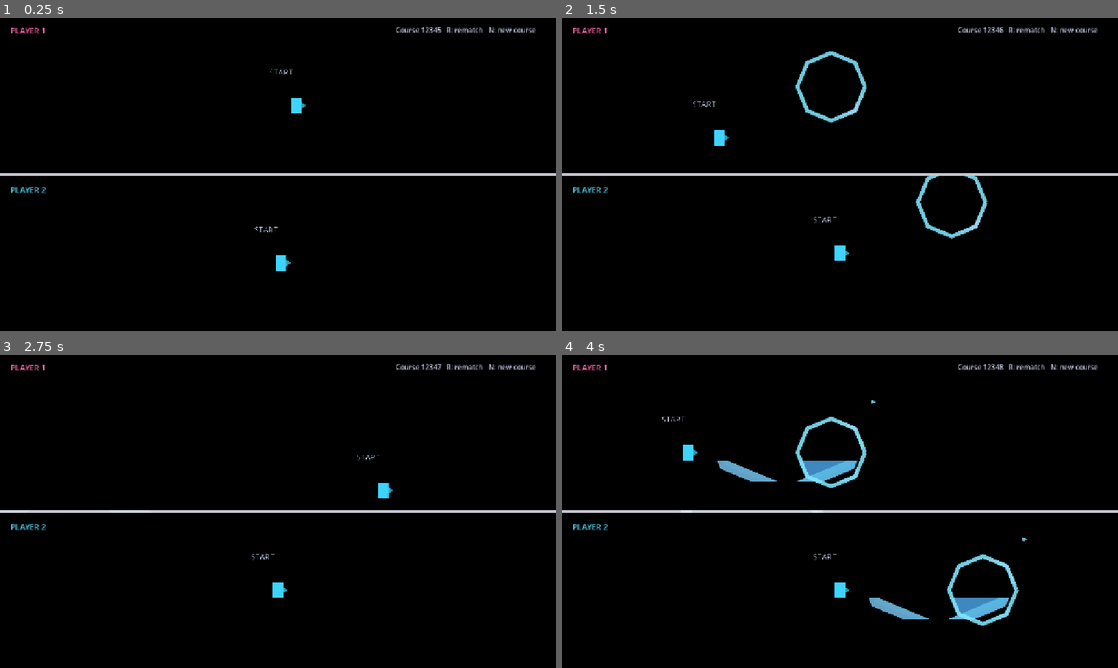
Above: before the commit, frames 1-4 (two rows, left to right).
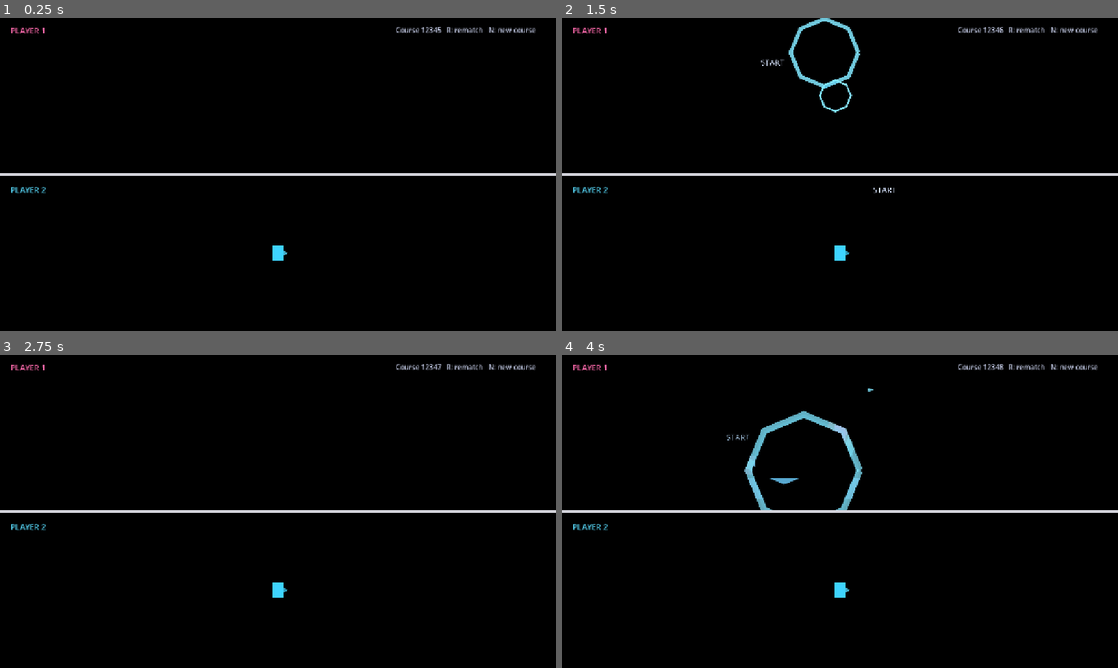
Above: after the commit, the same moments.

Repository: ketr4x/Haven
Game: Godot game, scene res://scenes/game/race.tscn
Two runs of this game, one before a commit and one after it. Both use one fixed random seed, a clock stepped at 60 frames per second and the inputs below.
Inputs:
- Up to frame 1 (0.25 s): no input
- Up to frame 2 (1.5 s): hold N (new_seed) 0.53-1.28 s; hold D (p1_right) from 0.53 s (still down); tap W (p1_jump) at 0.77, 1.07 s; tap S (p1_shout) at 0.8, 1.35 s
- Up to frame 3 (2.75 s): tap W (p1_jump) at 1.52, 1.55, 1.82, 2.1 s; release D (p1_right) at 2.03 s; hold A (p1_left) from 2.03 s (still down); hold N (new_seed) from 2.03 s (still down)
- Up to frame 4 (4 s): release A (p1_left) at 2.78 s; release N (new_seed) at 2.78 s; hold D (p1_right) from 2.78 s (still down); tap N (new_seed) at 2.85 s; tap W (p1_jump) at 3.02, 3.32, 3.77, 3.8 s; tap S (p1_shout) at 3.05, 3.6 s

The runs differ from the first frame. In frame 1, 0.3% of the frame differs, in the area x 45-55%, y 16-81%; in frame 2, 1.7%; in frame 3, 0.2%; in frame 4, 3.7%, in the area x 18-84%, y 10-87%.

Commit message:
Isolate player worlds by viewport

Diff:
--- /dev/null
+++ b/scenes/game/player_world.tscn
@@ -0,0 +1,47 @@
+[gd_scene load_steps=14 format=3]
+
+[ext_resource type="Script" path="res://scripts/game/player_world.gd" id="1_world"]
+[ext_resource type="Script" path="res://scripts/generator/course_generator.gd" id="2_generator"]
+[ext_resource type="PackedScene" path="res://scenes/player/player.tscn" id="3_player"]
+[ext_resource type="PackedScene" path="res://scenes/game/finish_area.tscn" id="4_finish"]
+[ext_resource type="PackedScene" path="res://scenes/levels/chunks/chunk_start.tscn" id="5_start"]
+[ext_resource type="PackedScene" path="res://scenes/levels/chunks/chunk_flat.tscn" id="6_flat"]
+[ext_resource type="PackedScene" path="res://scenes/levels/chunks/chunk_step_up.tscn" id="7_up"]
+[ext_resource type="PackedScene" path="res://scenes/levels/chunks/chunk_step_down.tscn" id="8_down"]
+[ext_resource type="PackedScene" path="res://scenes/levels/chunks/chunk_bridge.tscn" id="9_bridge"]
+[ext_resource type="PackedScene" path="res://scenes/levels/chunks/chunk_finish.tscn" id="10_finish"]
+[ext_resource type="PackedScene" path="res://scenes/effects/sound_wave.tscn" id="11_wave"]
+[ext_resource type="PackedScene" path="res://scenes/effects/reveal_ring.tscn" id="12_ring"]
+[ext_resource type="PackedScene" path="res://scenes/effects/echo_overlay.tscn" id="13_overlay"]
+
+[node name="PlayerWorld" type="Node2D"]
+script = ExtResource("1_world")
+sound_wave_scene = ExtResource("11_wave")
+reveal_ring_scene = ExtResource("12_ring")
+
+[node name="Background" type="Polygon2D" parent="."]
+z_index = -10
+position = Vector2(1280, 360)
+polygon = PackedVector2Array(-1280, -360, 1280, -360, 1280, 360, -1280, 360)
+color = Color(0.025, 0.035, 0.075, 1)
+
+[node name="CourseGenerator" type="Node2D" parent="."]
+position = Vector2(120, 650)
+script = ExtResource("2_generator")
+start_chunk = ExtResource("5_start")
+traversal_chunks = Array[PackedScene]([ExtResource("6_flat"), ExtResource("7_up"), ExtResource("8_down"), ExtResource("9_bridge")])
+finish_chunk = ExtResource("10_finish")
+traversal_count = 5
+
+[node name="GeneratedChunks" type="Node2D" parent="CourseGenerator"]
+
+[node name="Player" parent="." instance=ExtResource("3_player")]
+camera_enabled = false
+
+[node name="FinishArea" parent="." instance=ExtResource("4_finish")]
+
+[node name="Waves" type="Node2D" parent="."]
+
+[node name="EchoCanvas" type="CanvasLayer" parent="."]
+
+[node name="EchoOverlay" parent="EchoCanvas" instance=ExtResource("13_overlay")]
--- a/scenes/game/race.tscn
+++ b/scenes/game/race.tscn
@@ -13,6 +13,7 @@
 [ext_resource type="PackedScene" path="res://scenes/effects/sound_wave.tscn" id="11_wave"]
 [ext_resource type="PackedScene" path="res://scenes/effects/reveal_ring.tscn" id="12_ring"]
 [ext_resource type="PackedScene" path="res://scenes/effects/echo_overlay.tscn" id="13_overlay"]
+[ext_resource type="PackedScene" path="res://scenes/game/player_world.tscn" id="14_player_world"]
 
 [node name="Race" type="Control"]
 layout_mode = 3
@@ -92,10 +93,20 @@
 render_target_update_mode = 4
 
 [node name="TopCamera" type="Camera2D" parent="Presentation/SplitScreen/TopContainer/TopViewport"]
+enabled = false
 position_smoothing_enabled = true
 position_smoothing_speed = 12.0
 
+[node name="PlayerOneWorld" parent="Presentation/SplitScreen/TopContainer/TopViewport" instance=ExtResource("14_player_world")]
+player_number = 1
+left_action = &"p1_left"
+right_action = &"p1_right"
+jump_action = &"p1_jump"
+shout_action = &"p1_shout"
+player_color = Color(1, 0.32, 0.62, 1)
+
 [node name="TopEchoCanvas" type="CanvasLayer" parent="Presentation/SplitScreen/TopContainer/TopViewport"]
+visible = false
 
 [node name="EchoOverlay" parent="Presentation/SplitScreen/TopContainer/TopViewport/TopEchoCanvas" instance=ExtResource("13_overlay")]
 
@@ -130,10 +141,20 @@
 render_target_update_mode = 4
 
 [node name="BottomCamera" type="Camera2D" parent="Presentation/SplitScreen/BottomContainer/BottomViewport"]
+enabled = false
 position_smoothing_enabled = true
 position_smoothing_speed = 12.0
 
+[node name="PlayerTwoWorld" parent="Presentation/SplitScreen/BottomContainer/BottomViewport" instance=ExtResource("14_player_world")]
+player_number = 2
+left_action = &"p2_left"
+right_action = &"p2_right"
+jump_action = &"p2_jump"
+shout_action = &"p2_shout"
+player_color = Color(0.25, 0.85, 1, 1)
+
 [node name="BottomEchoCanvas" type="CanvasLayer" parent="Presentation/SplitScreen/BottomContainer/BottomViewport"]
+visible = false
 
 [node name="EchoOverlay" parent="Presentation/SplitScreen/BottomContainer/BottomViewport/BottomEchoCanvas" instance=ExtResource("13_overlay")]
 
--- /dev/null
+++ b/scripts/game/player_world.gd
@@ -0,0 +1,77 @@
+class_name PlayerWorld
+extends Node2D
+
+signal player_finished(player_number: int)
+
+@export var player_number: int = 1
+@export var left_action: StringName = &"p1_left"
+@export var right_action: StringName = &"p1_right"
+@export var jump_action: StringName = &"p1_jump"
+@export var shout_action: StringName = &"p1_shout"
+@export var player_color: Color = Color(1, 0.32, 0.62, 1)
+@export var sound_wave_scene: PackedScene
+@export var reveal_ring_scene: PackedScene
+
+@onready var _generator: CourseGenerator = $CourseGenerator
+@onready var _player: RezonansPlayer = $Player
+@onready var _finish_area: FinishArea = $FinishArea
+@onready var _waves: Node2D = $Waves
+@onready var _echo_overlay: EchoOverlay = $EchoCanvas/EchoOverlay
+
+var _next_pulse_id: int = 0
+var _activated_pulses: Dictionary = {}
+
+func _ready() -> void:
+	_player.left_action = left_action
+	_player.right_action = right_action
+	_player.jump_action = jump_action
+	_player.shout_action = shout_action
+	_player.modulate = player_color
+	var camera := _player.get_node("Camera2D") as Camera2D
+	camera.enabled = true
+	camera.make_current()
+
+	_generator.course_generated.connect(_on_course_generated)
+	_finish_area.player_finished.connect(_on_finish_area_player_finished)
+	_player.sonic_shouted.connect(_on_player_pulsed.bind(16))
+	_player.footstep_emitted.connect(_on_player_pulsed.bind(8))
+
+
+func generate_course(seed: int) -> void:
+	_generator.generate_course(seed)
+
+
+func _on_player_pulsed(origin: Vector2, _direction: Vector2, loudness: float, ray_count: int) -> void:
+	_next_pulse_id += 1
+	var pulse := reveal_ring_scene.instantiate() as RevealRing
+	_waves.add_child(pulse)
+	pulse.global_position = origin
+	pulse.configure(loudness)
+
+	for index in ray_count:
+		var direction := Vector2.from_angle(TAU * float(index) / float(ray_count))
+		var wave := sound_wave_scene.instantiate() as SoundWave
+		_waves.add_child(wave)
+		wave.setup(_player, origin + direction * 24.0, direction, loudness, _next_pulse_id)
+		wave.returned_to_owner.connect(_on_wave_returned)
+
+
+func _on_wave_returned(_owner: RezonansPlayer, loudness: float, pulse_id: int) -> void:
+	if _activated_pulses.has(pulse_id):
+		return
+	_activated_pulses[pulse_id] = true
+	_player.apply_rebound_boost()
+	_echo_overlay.trigger(loudness)
+
+
+func _on_course_generated(_seed: int, _signature: String) -> void:
+	_player.global_position = _generator.player_spawn
+	_player.velocity = Vector2.ZERO
+	_finish_area.global_position = _generator.finish_position
+	_finish_area.monitoring = true
+	_activated_pulses.clear()
+
+
+func _on_finish_area_player_finished(_finisher: RezonansPlayer) -> void:
+	_finish_area.set_deferred("monitoring", false)
+	player_finished.emit(player_number)
--- a/scripts/game/race.gd
+++ b/scripts/game/race.gd
@@ -1,103 +1,41 @@
 extends Control
 
-@export var sound_wave_scene: PackedScene
-@export var reveal_ring_scene: PackedScene
-
-@onready var _course_generator: CourseGenerator = $SharedSimulation/CourseGenerator
-@onready var _player_one: RezonansPlayer = $SharedSimulation/PlayerOne
-@onready var _player_two: RezonansPlayer = $SharedSimulation/PlayerTwo
-@onready var _finish_area: FinishArea = $SharedSimulation/FinishArea
-@onready var _waves: Node2D = $SharedSimulation/Waves
-@onready var _top_viewport: SubViewport = $Presentation/SplitScreen/TopContainer/TopViewport
-@onready var _bottom_viewport: SubViewport = $Presentation/SplitScreen/BottomContainer/BottomViewport
-@onready var _top_camera: Camera2D = $Presentation/SplitScreen/TopContainer/TopViewport/TopCamera
-@onready var _bottom_camera: Camera2D = $Presentation/SplitScreen/BottomContainer/BottomViewport/BottomCamera
-@onready var _top_echo_overlay: EchoOverlay = $Presentation/SplitScreen/TopContainer/TopViewport/TopEchoCanvas/EchoOverlay
-@onready var _bottom_echo_overlay: EchoOverlay = $Presentation/SplitScreen/BottomContainer/BottomViewport/BottomEchoCanvas/EchoOverlay
+@onready var _player_one_world: PlayerWorld = $Presentation/SplitScreen/TopContainer/TopViewport/PlayerOneWorld
+@onready var _player_two_world: PlayerWorld = $Presentation/SplitScreen/BottomContainer/BottomViewport/PlayerTwoWorld
 @onready var _seed_label: Label = $GlobalUi/Seed
 @onready var _winner_label: Label = $GlobalUi/Winner
 
+var _seed: int = 12_345
 var _race_finished: bool = false
-var _next_pulse_id: int = 0
-var _activated_pulses: Dictionary = {}
 
 func _ready() -> void:
-	var shared_world := get_viewport().world_2d
-	_top_viewport.world_2d = shared_world
-	_bottom_viewport.world_2d = shared_world
-
-	_course_generator.course_generated.connect(_on_course_generated)
-	_finish_area.player_finished.connect(_on_player_finished)
-	_player_one.sonic_shouted.connect(_on_player_shouted.bind(_player_one, 16))
-	_player_two.sonic_shouted.connect(_on_player_shouted.bind(_player_two, 16))
-	_player_one.footstep_emitted.connect(_on_player_shouted.bind(_player_one, 8))
-	_player_two.footstep_emitted.connect(_on_player_shouted.bind(_player_two, 8))
-	_course_generator.generate_course()
+	$SharedSimulation.visible = false
+	$SharedSimulation.process_mode = Node.PROCESS_MODE_DISABLED
+	_player_one_world.player_finished.connect(_on_player_finished)
+	_player_two_world.player_finished.connect(_on_player_finished)
+	_generate_race(_seed)
 
 
 func _unhandled_input(event: InputEvent) -> void:
 	if event.is_action_pressed(&"restart"):
-		_course_generator.generate_course()
+		_generate_race(_seed)
 		get_viewport().set_input_as_handled()
 	elif event.is_action_pressed(&"new_seed"):
-		_course_generator.generate_course(_course_generator.seed_value + 1)
+		_generate_race(_seed + 1)
 		get_viewport().set_input_as_handled()
 
 
-func _process(_delta: float) -> void:
-	_top_camera.position = _player_one.global_position
-	_bottom_camera.position = _player_two.global_position
+func _generate_race(seed: int) -> void:
+	_seed = seed
+	_race_finished = false
+	_winner_label.text = ""
+	_seed_label.text = "Course %d   R: rematch   N: new course" % _seed
+	_player_one_world.generate_course(_seed)
+	_player_two_world.generate_course(_seed)
 
 
-func _on_player_shouted(origin: Vector2, _direction: Vector2, loudness: float, player: RezonansPlayer, ray_count: int) -> void:
-	_next_pulse_id += 1
-	var pulse := reveal_ring_scene.instantiate() as RevealRing
-	_waves.add_child(pulse)
-	pulse.global_position = origin
-	pulse.configure(loudness)
-
-	for index in ray_count:
-		var direction := Vector2.from_angle(TAU * float(index) / float(ray_count))
-		var wave := sound_wave_scene.instantiate() as SoundWave
-		_waves.add_child(wave)
-		wave.setup(player, origin + direction * 24.0, direction, loudness, _next_pulse_id)
-		wave.returned_to_owner.connect(_on_wave_returned)
-
-
-func _on_wave_bounced(_position: Vector2, _normal: Vector2, _bounce_count: int) -> void:
-	pass
-
-
-func _on_wave_returned(player: RezonansPlayer, captured_loudness: float, pulse_id: int) -> void:
-	if _activated_pulses.has(pulse_id):
-		return
-
-	_activated_pulses[pulse_id] = true
-	player.apply_rebound_boost()
-	if player == _player_one:
-		_top_echo_overlay.trigger(captured_loudness)
-	else:
-		_bottom_echo_overlay.trigger(captured_loudness)
-
-
-func _on_course_generated(seed: int, _signature: String) -> void:
-	var spawn_position := _course_generator.global_position + _course_generator.player_spawn
-	_player_one.global_position = spawn_position + Vector2(-18, 0)
-	_player_two.global_position = spawn_position + Vector2(18, 0)
-	_player_one.velocity = Vector2.ZERO
-	_player_two.velocity = Vector2.ZERO
-	_finish_area.global_position = _course_generator.global_position + _course_generator.finish_position
-	_finish_area.monitoring = true
-	_race_finished = false
-	_seed_label.text = "Course %d   R: rematch   N: new course" % seed
-	_winner_label.text = ""
-
-
-func _on_player_finished(player: RezonansPlayer) -> void:
+func _on_player_finished(player_number: int) -> void:
 	if _race_finished:
 		return
-
 	_race_finished = true
-	_finish_area.set_deferred("monitoring", false)
-	var winner_name := "PLAYER 1" if player == _player_one else "PLAYER 2"
-	_winner_label.text = "%s WINS!  R: REMATCH  ·  N: NEW COURSE" % winner_name
+	_winner_label.text = "PLAYER %d WINS!  R: REMATCH  ·  N: NEW COURSE" % player_number
--- a/tests/race_shell_check.gd
+++ b/tests/race_shell_check.gd
@@ -7,19 +7,19 @@
 	root.add_child(race)
 	await physics_frame
 
-	var player_one := race.get_node("SharedSimulation/PlayerOne") as RezonansPlayer
-	var player_two := race.get_node("SharedSimulation/PlayerTwo") as RezonansPlayer
-	var finish_area := race.get_node("SharedSimulation/FinishArea") as FinishArea
-	var top_viewport := race.get_node("Presentation/SplitScreen/TopContainer/TopViewport") as SubViewport
-	var bottom_viewport := race.get_node("Presentation/SplitScreen/BottomContainer/BottomViewport") as SubViewport
+	var player_one_world := race.get_node("Presentation/SplitScreen/TopContainer/TopViewport/PlayerOneWorld") as PlayerWorld
+	var player_two_world := race.get_node("Presentation/SplitScreen/BottomContainer/BottomViewport/PlayerTwoWorld") as PlayerWorld
+	var player_one_generator := player_one_world.get_node("CourseGenerator") as CourseGenerator
+	var player_two_generator := player_two_world.get_node("CourseGenerator") as CourseGenerator
+	var finish_area := player_one_world.get_node("FinishArea") as FinishArea
+	var player_one := player_one_world.get_node("Player") as RezonansPlayer
 
-	assert(top_viewport.world_2d == root.get_viewport().world_2d)
-	assert(bottom_viewport.world_2d == root.get_viewport().world_2d)
-	assert(player_one.collision_layer == player_two.collision_layer)
-	assert((player_one.collision_mask & player_two.collision_layer) == 0)
+	assert(player_one_world != player_two_world)
+	assert(player_one_generator != player_two_generator)
+	assert(player_one_generator.seed_value == player_two_generator.seed_value)
+	assert(player_one_generator.course_signature == player_two_generator.course_signature)
 
 	finish_area._on_body_entered(player_one)
-
 	var winner_label := race.get_node("GlobalUi/Winner") as Label
 	assert(winner_label.text.begins_with("PLAYER 1 WINS!"))
 	print("Race shell check passed.")
Not shown: 1 places in scenes/game/race.tscn that only renumber resources
Not shown, added: scripts/game/player_world.gd.uid
Not shown, changed: AGENTS.md
